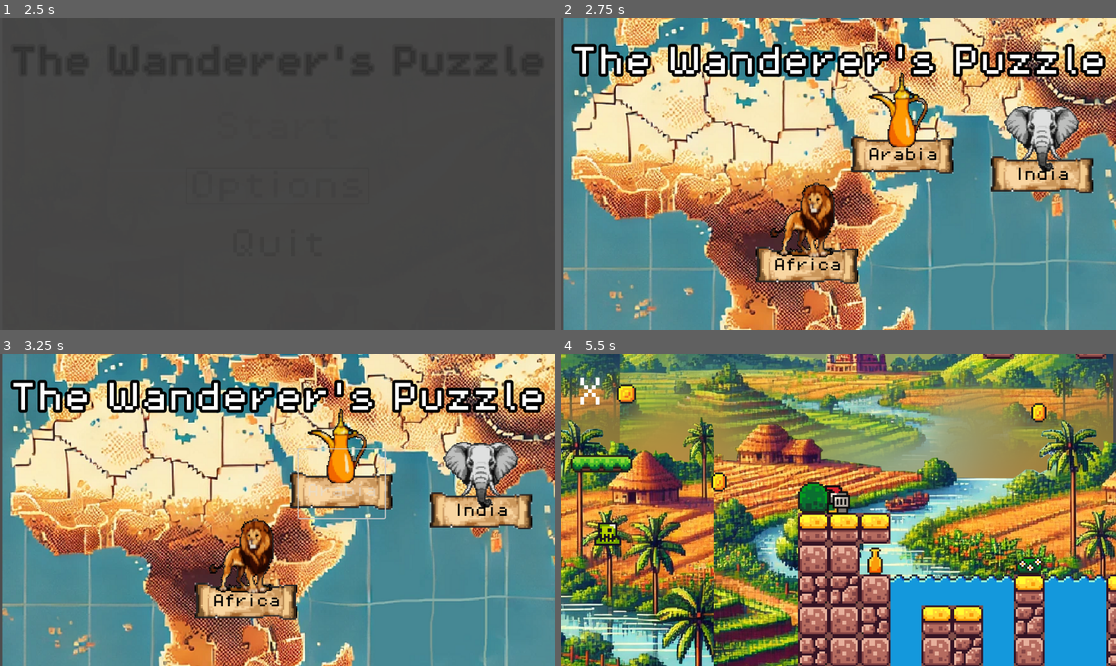
Above: before the commit, frames 1-4 (two rows, left to right).
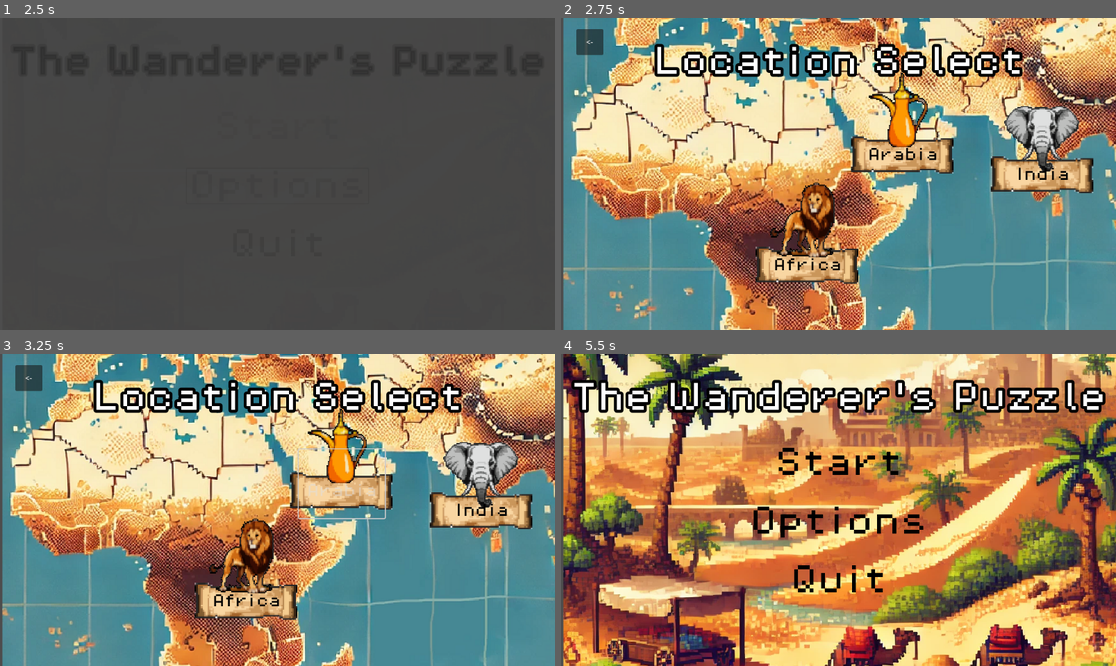
Above: after the commit, the same moments.

Repository: hypercreeper/TheWanderersPuzzle
Game: Godot game, scene res://scenes/main_menu.tscn
The game is run twice, just before and just after one commit, with the same random seed, the same clock (stepped at 60 frames per second) and the same inputs. Sound files missing from this copy of the repository are replaced by a short silence.
Inputs (mouse positions are in pixels of both pictures, inside the frame that each line leads up to):
- Up to frame 1 (2.5 s): click "Start" at 0.5 s; click "Options" at 1.25 s; move the mouse to (399, 158) at 2.02 s; hold Right (move_right) from 2.03 s (still down)
- Up to frame 2 (2.75 s): keep holding Right (move_right)
- Up to frame 3 (3.25 s): release Right (move_right) at 2.75 s; click "Arabia" at 2.75 s
- Up to frame 4 (5.5 s): click "Africa" at 3.5 s; click "India" at 4.25 s; click (588, 378) at 5 s, where only the run after the commit has a clickable "<-"

Frame 1 is identical in both runs. In frame 2, 6.5% of the frame differs, in the area x 1-99%, y 3-19%; in frame 3, 6.5%; in frame 4, 98%, in the area x 0-100%, y 0-100%.

Commit message:
update

Diff:
--- a/scenes/africa.tscn
+++ b/scenes/africa.tscn
@@ -1,5 +1,6 @@
-[gd_scene load_steps=18 format=3 uid="uid://f7lgj8fx3wbq"]
-
+[gd_scene load_steps=19 format=3 uid="uid://f7lgj8fx3wbq"]
+
+[ext_resource type="Script" path="res://scripts/africa.gd" id="1_obonr"]
 [ext_resource type="PackedScene" uid="uid://r8m8x8myq4cf" path="res://scenes/killzone.tscn" id="1_yobu8"]
 [ext_resource type="Texture2D" uid="uid://dnei68v4e2bu2" path="res://assets/sprites/world_tileset.png" id="2_mkmdl"]
 [ext_resource type="PackedScene" uid="uid://t68og48b4rdo" path="res://scenes/platform.tscn" id="3_xhxib"]
@@ -232,7 +233,8 @@
 [sub_resource type="RectangleShape2D" id="RectangleShape2D_u0ng8"]
 size = Vector2(20, 394)
 
-[node name="Game" type="Node2D"]
+[node name="Game2" type="Node2D"]
+script = ExtResource("1_obonr")
 
 [node name="Killzone" parent="." instance=ExtResource("1_yobu8")]
 
--- a/scenes/arabia.tscn
+++ b/scenes/arabia.tscn
@@ -1,5 +1,6 @@
-[gd_scene load_steps=16 format=3 uid="uid://h2fm780o0lm4"]
-
+[gd_scene load_steps=17 format=3 uid="uid://h2fm780o0lm4"]
+
+[ext_resource type="Script" path="res://scripts/arabia.gd" id="1_1cctq"]
 [ext_resource type="PackedScene" uid="uid://r8m8x8myq4cf" path="res://scenes/killzone.tscn" id="1_m67a3"]
 [ext_resource type="Texture2D" uid="uid://dnei68v4e2bu2" path="res://assets/sprites/world_tileset.png" id="2_d4jso"]
 [ext_resource type="PackedScene" uid="uid://t68og48b4rdo" path="res://scenes/platform.tscn" id="3_ppbth"]
@@ -216,6 +217,7 @@
 }
 
 [node name="Game" type="Node2D"]
+script = ExtResource("1_1cctq")
 
 [node name="Killzone" parent="." instance=ExtResource("1_m67a3")]
 
--- a/scenes/india.tscn
+++ b/scenes/india.tscn
@@ -1,6 +1,7 @@
-[gd_scene load_steps=19 format=3 uid="uid://bkyki2s8wv4b2"]
+[gd_scene load_steps=20 format=3 uid="uid://bkyki2s8wv4b2"]
 
 [ext_resource type="PackedScene" uid="uid://r8m8x8myq4cf" path="res://scenes/killzone.tscn" id="1_3wrq3"]
+[ext_resource type="Script" path="res://scripts/india.gd" id="1_17ygw"]
 [ext_resource type="Texture2D" uid="uid://d1l460gj26eq0" path="res://assets/backdrops/parallaxIndia/indiaparallaxback.png" id="1_f3kkg"]
 [ext_resource type="Texture2D" uid="uid://c1k75el0qhdan" path="res://assets/backdrops/parallaxIndia/indiaparallaxmiddle.png" id="2_af1ny"]
 [ext_resource type="Texture2D" uid="uid://dnei68v4e2bu2" path="res://assets/sprites/world_tileset.png" id="2_ec14f"]
@@ -227,6 +228,7 @@
 }
 
 [node name="Game" type="Node2D"]
+script = ExtResource("1_17ygw")
 
 [node name="ParallaxBackground" type="ParallaxBackground" parent="."]
 follow_viewport_scale = 2.0
--- a/scenes/sound_fx.tscn
+++ b/scenes/sound_fx.tscn
@@ -1,10 +1,12 @@
-[gd_scene load_steps=6 format=3 uid="uid://clmsyl07mlq2e"]
+[gd_scene load_steps=8 format=3 uid="uid://clmsyl07mlq2e"]
 
 [ext_resource type="Script" path="res://scripts/sound_fx.gd" id="1_mc835"]
 [ext_resource type="AudioStream" uid="uid://dftrdqrjdcedl" path="res://assets/music/alexander-nakarada-the-great-battle(chosic.com).mp3" id="2_5hlhb"]
 [ext_resource type="AudioStream" uid="uid://bsa6f8h0icr7l" path="res://assets/music/click-21156.mp3" id="3_bkl4i"]
 [ext_resource type="AudioStream" uid="uid://bvxc6m6aejbfu" path="res://assets/music/old-radio-button-click-97549.mp3" id="4_4dhli"]
+[ext_resource type="AudioStream" uid="uid://bifoti51dahch" path="res://assets/music/arab-and-muslim-190765.mp3" id="5_fxc7b"]
 [ext_resource type="AudioStream" uid="uid://5t12f636447r" path="res://assets/music/indian-temple-187922.mp3" id="5_iyiay"]
+[ext_resource type="AudioStream" uid="uid://wvub0b6p088d" path="res://assets/music/jungle-story-168459.mp3" id="7_xav76"]
 
 [node name="SoundFX" type="Node"]
 script = ExtResource("1_mc835")
@@ -21,5 +23,11 @@
 stream = ExtResource("4_4dhli")
 volume_db = 8.0
 
+[node name="ArabianMusic" type="AudioStreamPlayer2D" parent="."]
+stream = ExtResource("5_fxc7b")
+
 [node name="Indianback" type="AudioStreamPlayer2D" parent="."]
 stream = ExtResource("5_iyiay")
+
+[node name="AfricanMusic" type="AudioStreamPlayer2D" parent="."]
+stream = ExtResource("7_xav76")
--- a/scenes/startmain.tscn
+++ b/scenes/startmain.tscn
@@ -11,6 +11,7 @@
 [ext_resource type="Script" path="res://scripts/africa_button.gd" id="7_rpkon"]
 [ext_resource type="Script" path="res://scripts/india_button.gd" id="9_m2mjl"]
 [ext_resource type="AudioStream" uid="uid://bvxc6m6aejbfu" path="res://assets/music/old-radio-button-click-97549.mp3" id="10_w7y1a"]
+[ext_resource type="Script" path="res://scripts/optionsbackbutton.gd" id="12_tkthm"]
 
 [sub_resource type="Animation" id="Animation_kb8hs"]
 length = 0.001
@@ -173,7 +174,7 @@
 theme_override_constants/shadow_outline_size = 10
 theme_override_fonts/font = ExtResource("4_krfww")
 theme_override_font_sizes/font_size = 64
-text = "The Wanderer's Puzzle"
+text = "Location Select"
 horizontal_alignment = 1
 vertical_alignment = 1
 
@@ -185,3 +186,14 @@
 [node name="ClickSound" type="AudioStreamPlayer2D" parent="."]
 stream = ExtResource("10_w7y1a")
 volume_db = 8.0
+
+[node name="Button" type="Button" parent="."]
+layout_mode = 1
+offset_left = 32.0
+offset_top = 23.0
+offset_right = 88.0
+offset_bottom = 77.0
+text = "<-"
+script = ExtResource("12_tkthm")
+
+[connection signal="button_down" from="Button" to="Button" method="_on_button_down"]
--- /dev/null
+++ b/scripts/africa.gd
@@ -0,0 +1,10 @@
+extends Node2D
+
+# Called when the node enters the scene tree for the first time.
+func _ready() -> void:
+	GameManagerss.last_scene="africa"
+
+
+# Called every frame. 'delta' is the elapsed time since the previous frame.
+func _process(delta: float) -> void:
+	pass
--- a/scripts/africa_button.gd
+++ b/scripts/africa_button.gd
@@ -4,8 +4,6 @@
 
 func _ready() -> void:
 	self.button_down.connect(self.button_downs.bind())
-
-
 # Called every frame. 'delta' is the elapsed time since the previous frame.
 func _process(delta: float) -> void:
 	pass
@@ -16,6 +14,7 @@
 		africa_button.disabled=true
 		click_sound.play()
 		await click_sound.finished
+		SoundFx.play_african()
 		tree.change_scene_to_file("res://scenes/africa.tscn")
 	else:
 		pass
--- /dev/null
+++ b/scripts/arabia.gd
@@ -0,0 +1,9 @@
+extends Node2D
+
+func _ready() -> void:
+	GameManagerss.last_scene="arabia"
+
+
+# Called every frame. 'delta' is the elapsed time since the previous frame.
+func _process(delta: float) -> void:
+	pass
--- a/scripts/arabiabutton.gd
+++ b/scripts/arabiabutton.gd
@@ -14,6 +14,8 @@
 		arabia_button.disabled=true
 		click_sound.play()
 		await click_sound.finished
+		SoundFx.play_arabian()
+
 		tree.change_scene_to_file("res://scenes/arabia.tscn")
 	else:
 		pass
--- /dev/null
+++ b/scripts/india.gd
@@ -0,0 +1,11 @@
+extends Node2D
+
+
+# Called when the node enters the scene tree for the first time.
+func _ready() -> void:
+	GameManagerss.last_scene="india"
+
+
+# Called every frame. 'delta' is the elapsed time since the previous frame.
+func _process(delta: float) -> void:
+	pass
--- a/scripts/india_button.gd
+++ b/scripts/india_button.gd
@@ -4,7 +4,6 @@
 
 func _ready() -> void:
 	self.button_down.connect(self.button_downs.bind())
-
 # Called every frame. 'delta' is the elapsed time since the previous frame.
 func _process(delta: float) -> void:
 	pass
--- /dev/null
+++ b/scripts/optionsbackbutton.gd
@@ -0,0 +1,7 @@
+extends Button
+
+@onready var button: Button = $"."
+
+func _on_button_down() -> void:
+	var tree = get_tree()
+	tree.change_scene_to_file("res://scenes/main_menu.tscn")
--- a/scripts/sound_fx.gd
+++ b/scripts/sound_fx.gd
@@ -2,8 +2,18 @@
 
 func background_music():
 	$Indianback.stop()
+	$ArabianMusic.stop()
+	$AfricanMusic.stop()
 	$player.play()
 
 func play_indian():
 	$player.stop()
 	$Indianback.play()
+
+func play_arabian():
+	$player.stop()
+	$ArabianMusic.play()
+
+func play_african():
+	$player.stop()
+	$AfricanMusic.play()
--- a/scripts/startmain.gd
+++ b/scripts/startmain.gd
@@ -1,10 +1,9 @@
 extends Control
-
-
-# Called when the node enters the scene tree for the first time.
 func _ready() -> void:
-	if GameManagerss.last_scene == "MainMenu":
+	print(GameManagerss.last_scene)
+	if GameManagerss.last_scene == "africa":
 		SoundFx.background_music()
-# Called every frame. 'delta' is the elapsed time since the previous frame.
-func _process(delta: float) -> void:
-	pass
+	if GameManagerss.last_scene == "arabia":
+		SoundFx.background_music()
+	if GameManagerss.last_scene == "india":
+		SoundFx.background_music()
Not shown, added: assets/music/arab-and-muslim-190765.mp3.import
Not shown, changed: assets/music/indian-temple-187922.mp3.import
Not shown, added: assets/music/jungle-story-168459.mp3.import
Not shown: 1 places in scenes/startmain.tscn that only renumber resources
Not shown, added: assets/music/arab-and-muslim-190765.mp3
Not shown, added: assets/music/jungle-story-168459.mp3
